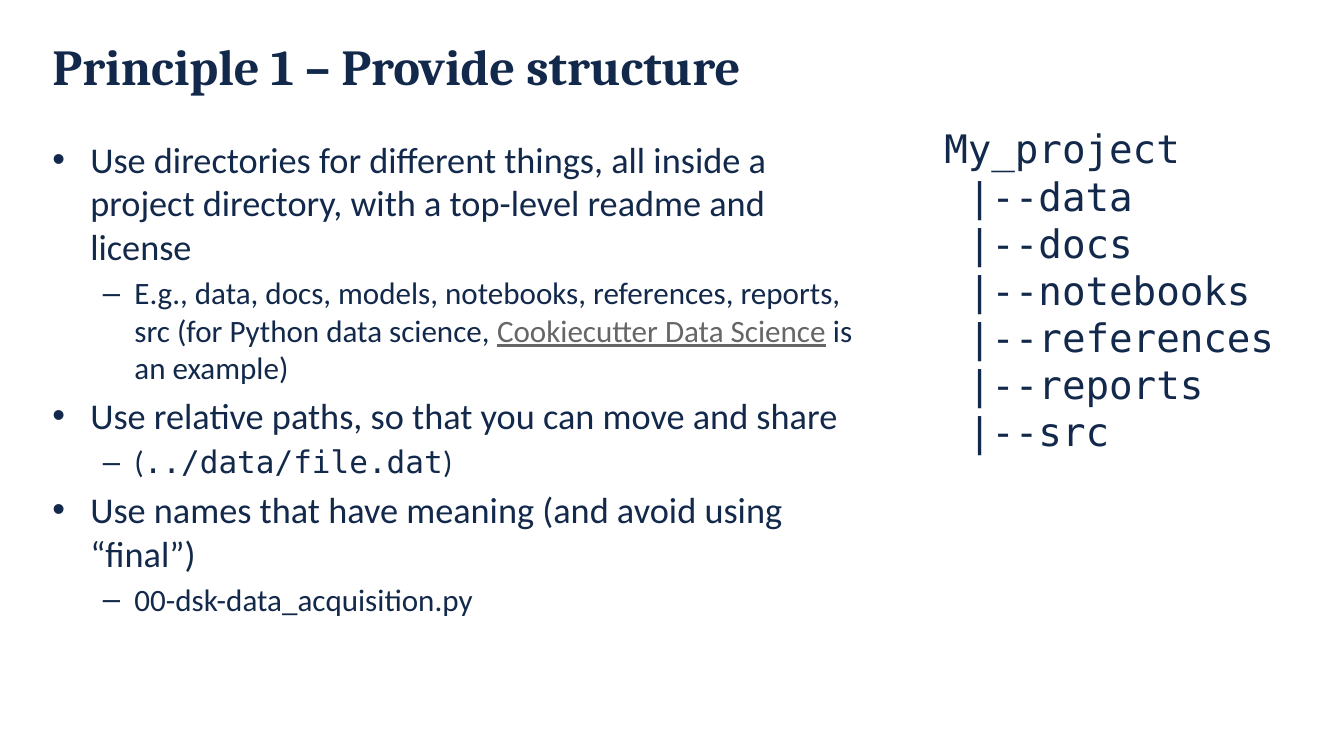
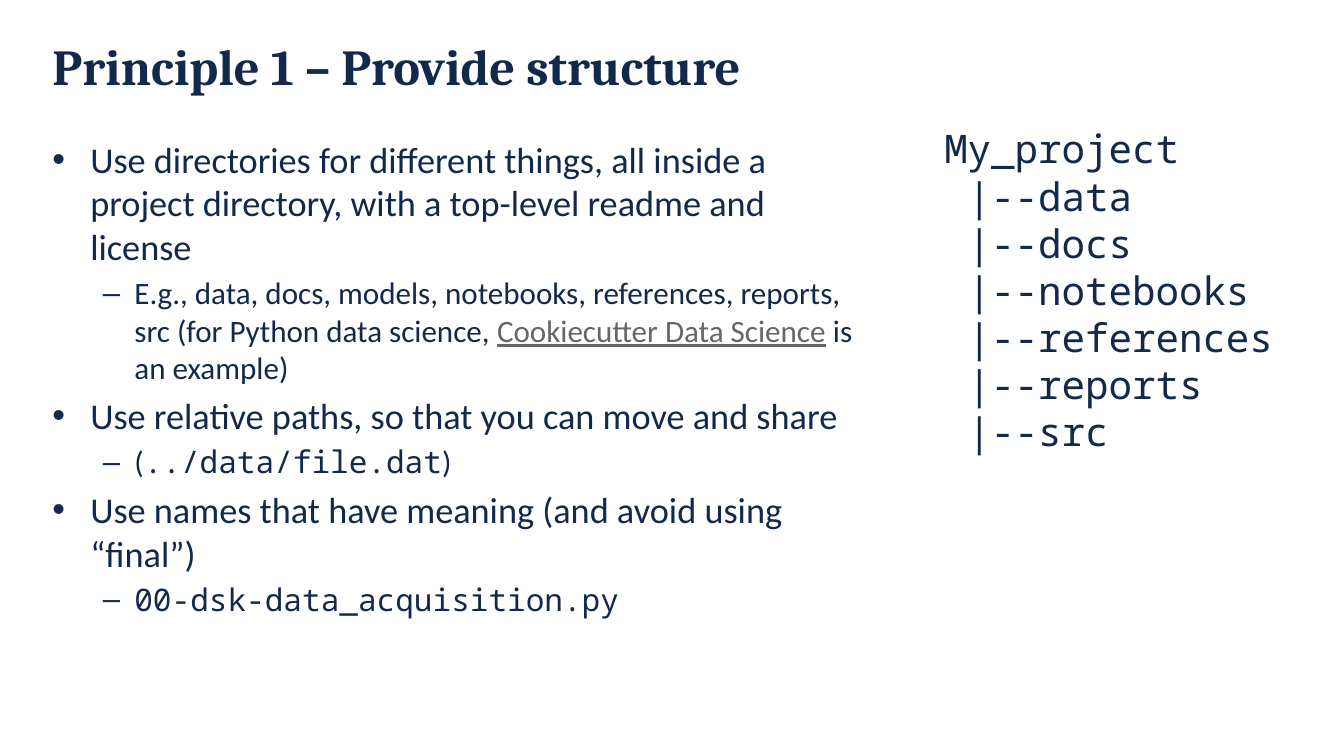
Before and after one commit to danielskatz/repro-fdtd1d, a slide deck: slide 8 of Computational_Reproducibility.pptx. Drawn at 1344x756 pixels with LibreOffice and Linux fonts; fonts in the diff are those of the drawing; background and template pictures are left out. Boxes give left, top, right and bottom in pixels: in the first picture for what was removed or moved away, otherwise in the second. Text is boxed around its words. In the diff, an @@ line names an element or a change of style, - is before the commit and + after.

```diff
--- a/Computational_Reproducibility.pptx
+++ b/Computational_Reproducibility.pptx
@@ text "My_project |--data |--docs |--notebooks |--references ..." at box(944, 133, 1273, 456): font DejaVu Sans Mono to Noto Sans Mono @@
@@ text at box(134, 449, 619, 619): font DejaVu Sans Mono to Noto Sans Mono in "(../data/file.dat)"; font Calibri to Noto Sans Mono in "00-dsk-data_acquisition.py" @@
```
Also in this commit, not shown: 22 other slides changed.
